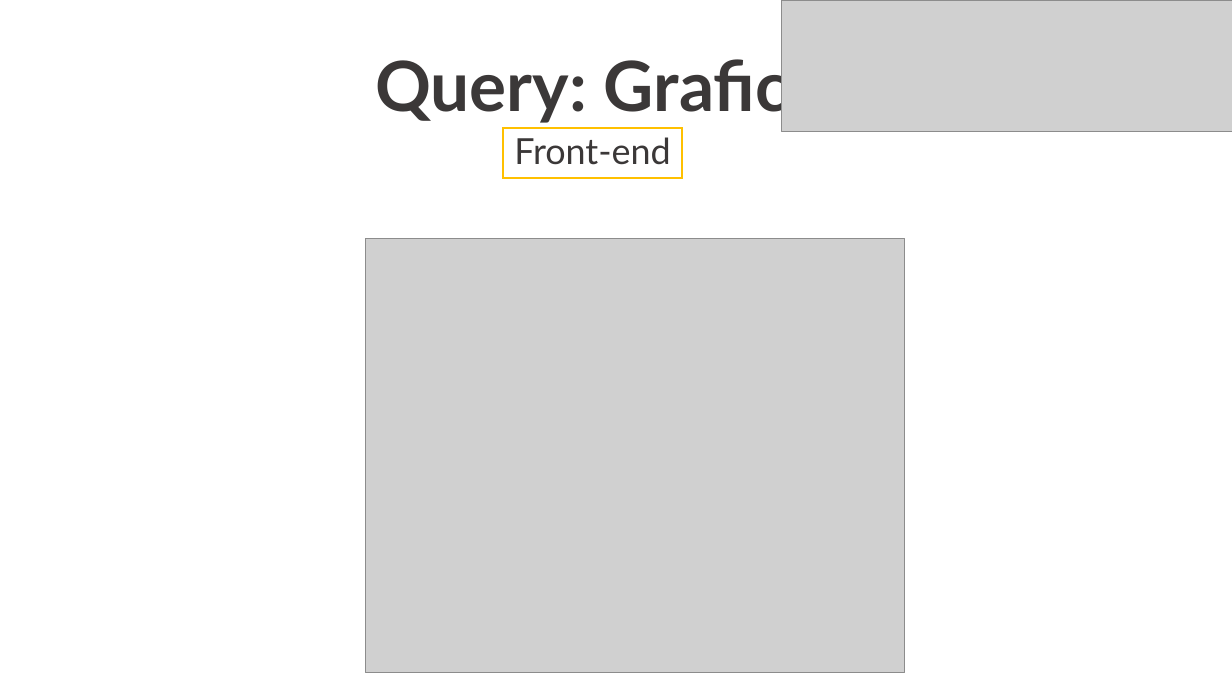
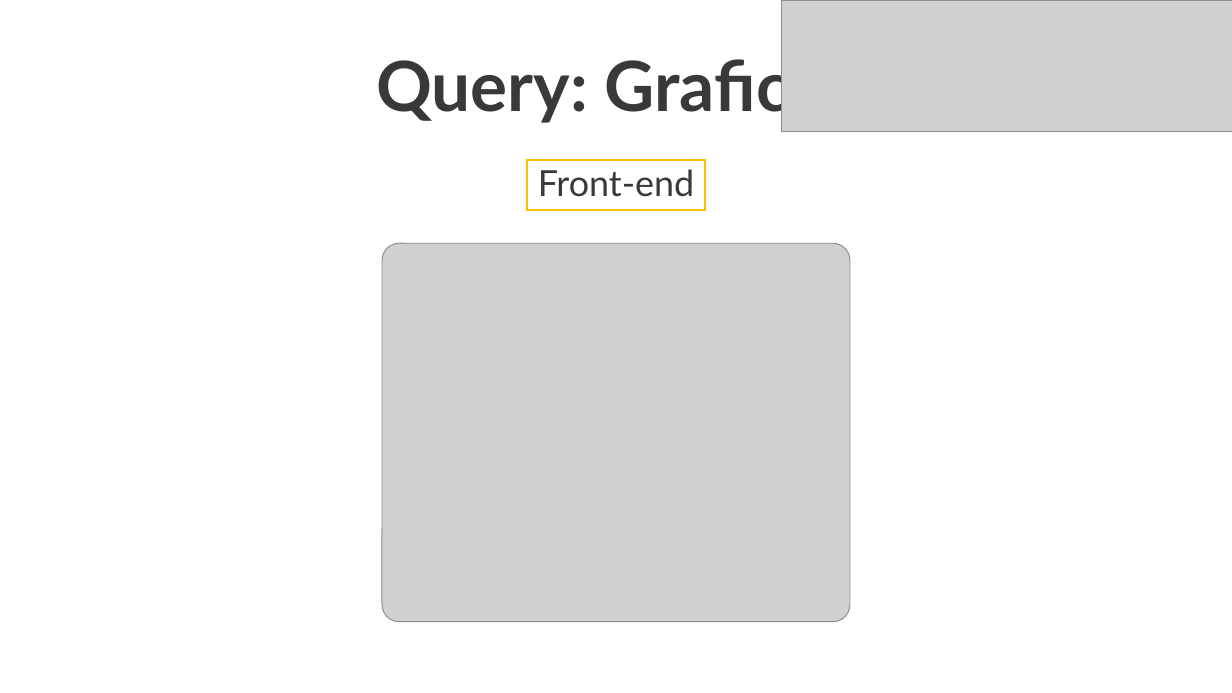
Before and after one commit to Robertales/tripdata-bike-chicago-bd2, a slide deck: slide 16 of presentazione/PresentazioneRobertazziBarberisBD2Final.pptx. Drawn at 1232x693 pixels with LibreOffice and Linux fonts; fonts in the diff are those of the drawing; grey boxes stand for pictures. Boxes give left, top, right and bottom in pixels: in the first picture for what was removed or moved away, otherwise in the second. Text is boxed around its words. In the diff, an @@ line names an element or a change of style, - is before the commit and + after.

```diff
--- a/presentazione/PresentazioneRobertazziBarberisBD2Final.pptx
+++ b/presentazione/PresentazioneRobertazziBarberisBD2Final.pptx
@@ text "Front-end" moved from (x1=514, y1=137, x2=670, y2=165) to (x1=538, y1=169, x2=694, y2=197) @@
@@ rectangle moved from (x1=504, y1=128, x2=682, y2=177) to (x1=527, y1=160, x2=705, y2=210) @@
@@ picture resized from (x1=365, y1=238, x2=905, y2=673) to (x1=382, y1=243, x2=849, y2=622) @@
```
Also in this commit, not shown: 10 other slides changed, 1 slide added, 9 other files.
